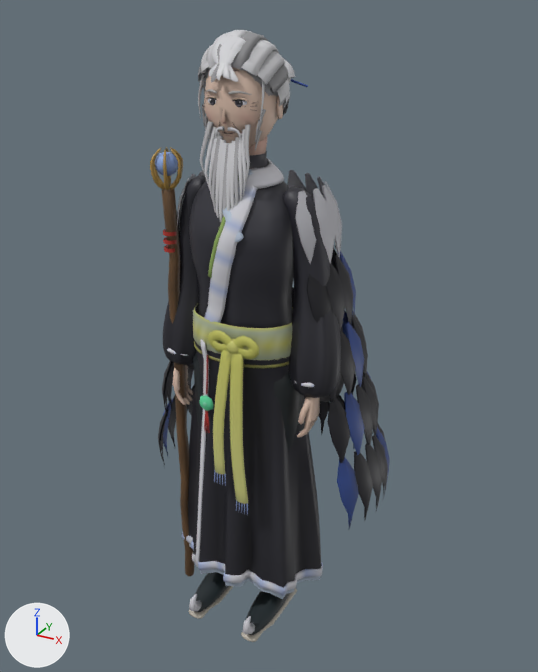
An edit to the glTF model assets/characters/que_lao.glb, drawn before and after from the same camera.
The view is the same before and after, from a 50 mm lens placed at (1.057, -1.787, 1.906), pointed at (-0.003, 0.141, 0.942). Lighting does not change. The marker at lower left points along +X, +Y and +Z. The first picture is the older version. Vertices at exactly the same position are counted once.

Script lines for the objects in view, before the commit:
```python
me_body = bpy.data.meshes.new('body')
me_body.from_pydata(...)  # 21531 vertices, 39355 faces; spans x -0.41..0.41, y -0.22..0.49, z 0.0..1.86
# faces by material slot: [34179, 4828, 348]
me_body.materials.append(mat_toon)
me_body.materials.append(mat_plain)
me_body.materials.append(mat_glow)
ob_body = bpy.data.objects.new('body', me_body)
ob_body.location = (0.0, 0.0, 0.0)
```
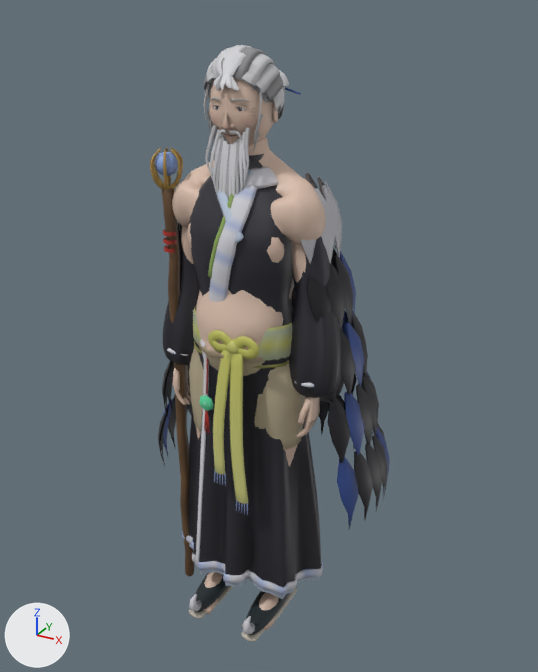
Boxes (x1, y1, x2, y2) around the edits, measured in the pictures (538 x 672 px):
'body', reshaped (19% shorter)
    before: (150, 30, 390, 642)
    after: (150, 147, 390, 642)
'bare', added (beige)
    after: (172, 137, 326, 630)
'own', added
    after: (172, 45, 320, 438)
    faces in mat_toon: (172, 45, 320, 438)
    faces in mat_plain: (209, 80, 255, 139)
part 1 of me_body, deleted
    before: (172, 30, 320, 438)
part 2 of me_body, cut back (brown)
    before: (204, 50, 278, 155)
part 3 of me_body, recoloured
    both: (168, 153, 274, 219)

The change in detail:
me_body is used by ob_body; location (0.0, 0.0, 0.0).
me_body had 21531 vertices, 39355 faces and spanned x -0.41..0.41, y -0.22..0.49, z 0.0..1.86.
me_body now has 10857 vertices, 18742 faces and spans x -0.41..0.41, y -0.22..0.49, z 0.0..1.65.
me_body part 1: 126 loose pieces with 9073 vertices, spanning x -0.25..0.25, y -0.13..0.2, z 0.72..1.86, are deleted.
me_body part 2: 5 vertices moved within x -0.05..0.05, y -0.01..0.06, z 1.57..1.61; 1568 vertices removed from x -0.11..0.11, y -0.11..0.13, z 1.56..1.85; 52 vertices added at x -0.05..0.05, y -0.04..0.06, z 1.57..1.65.
me_body part 3: 444 kept faces spanning x -0.26..0.18, y -0.13..0.18, z 1.24..1.58 get new vertex colours.
Other edits to the shape of me_body do not show in these pictures.
me_body no longer uses material mat_plain.
Mesh me_own is new.
It has 10953 vertices, 21147 faces and spans x -0.252..0.252, y -0.112..0.172, z 0.725..1.82.
Faces by material slot: [15689, 5362, 96].
It uses material mat_toon.
It uses material mat_plain.
It uses material mat_glow.
Mesh me_bare is new.
It has 5508 vertices, 10984 faces and spans x -0.26..0.26, y -0.17..0.15, z 0.0..1.64.
It uses material mat_toon.
Object 'own' (ob_own) is new; it shows me_own.
Its location is (0.0, 0.0, 0.0).
Object 'bare' (ob_bare) is new; it shows me_bare.
Its location is (0.0, 0.0, 0.0).
